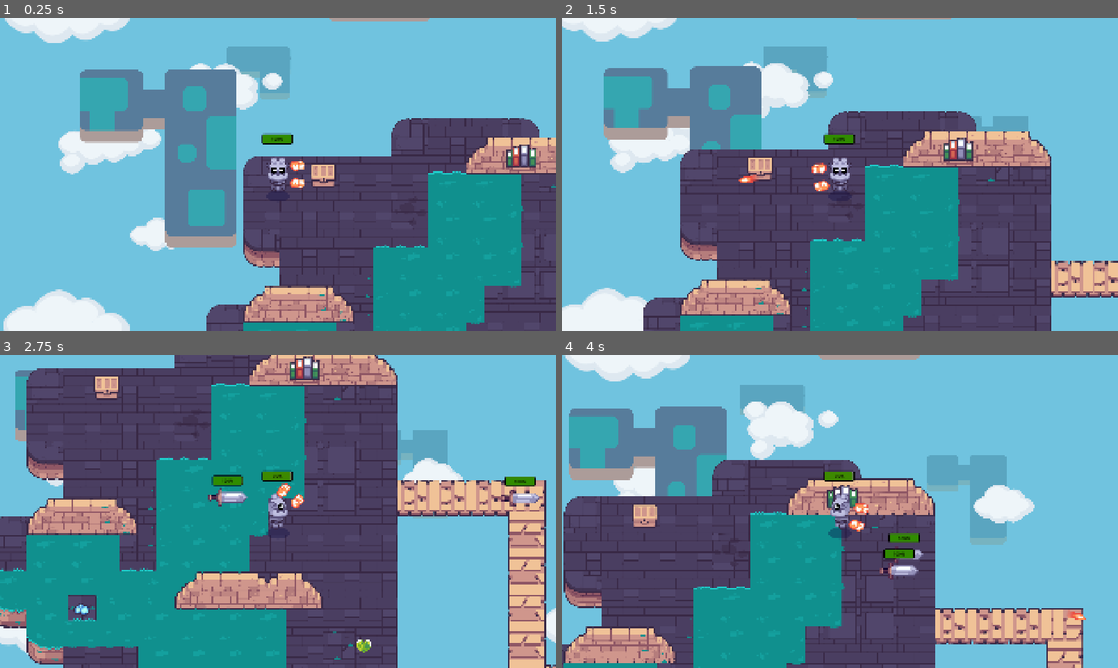
Above: before the commit, frames 1-4 (two rows, left to right).
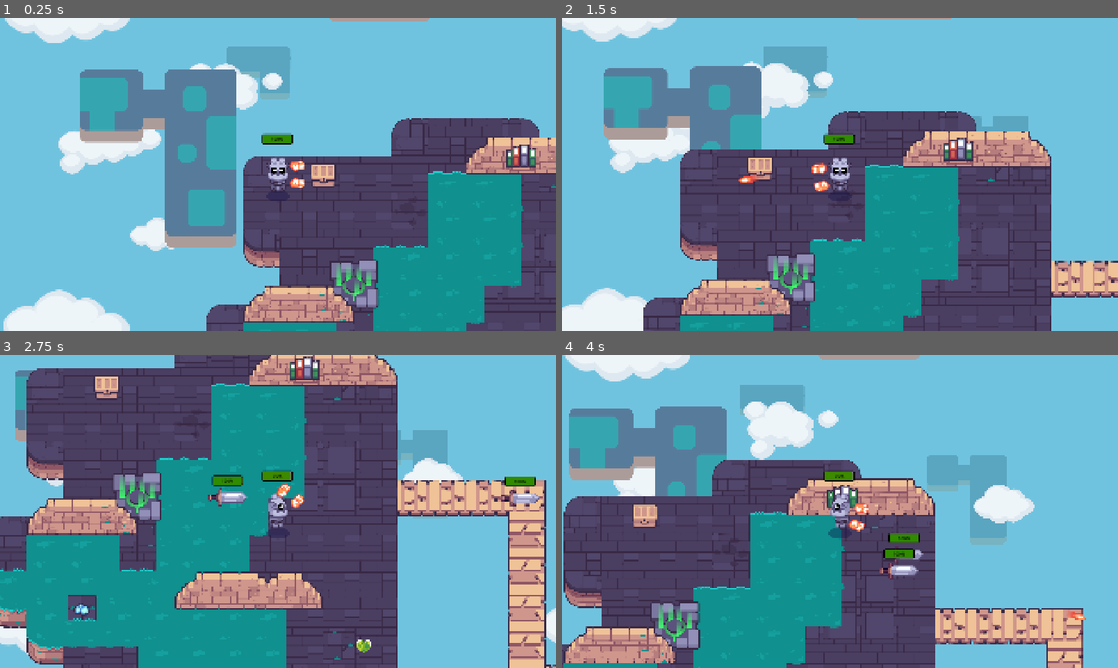
Above: after the commit, the same moments.

Repository: iFryTheReal/GDQuestTweenStick
Game: Godot game, scene res://levels/level_1.tscn
The game is run twice, just before and just after one commit, with the same random seed, the same clock (stepped at 60 frames per second) and the same inputs. The project has no main scene, so this scene is started directly. Sound files missing from this copy of the repository are replaced by a short silence.
Inputs (mouse positions are in pixels of both pictures, inside the frame that each line leads up to):
- Up to frame 1 (0.25 s): no input
- Up to frame 2 (1.5 s): tap Enter at 0.5 s; move the mouse to (962, 158) at 0.52 s; hold D (move_right) 0.53-1.28 s; hold E (interact) 0.53-1.28 s; click (962, 158) at 0.67 s; move the mouse to (728, 190) at 1.27 s; hold S (move_down) from 1.28 s (still down); tap Space (shoot) at 1.35 s
- Up to frame 3 (2.75 s): move the mouse to (333, 442) at 2.02 s; release S (move_down) at 2.03 s; hold D (move_right) from 2.03 s (still down); tap Z at 2.1 s
- Up to frame 4 (4 s): move the mouse to (812, 574) at 2.77 s; release D (move_right) at 2.78 s; hold W (move_up) 2.78-3.53 s; tap E (interact) at 2.85 s; click (812, 574) at 2.92 s; move the mouse to (1006, 558) at 3.52 s; hold A (move_left) from 3.53 s (still down); hold Space (shoot) from 3.53 s (still down)

The runs differ from the first frame. In frame 1, 1.1% of the frame differs, in the area x 59-69%, y 77-94%; in frame 2, 1.0%; in frame 3, 1.1%; in frame 4, 1.1%, in the area x 15-25%, y 78-95%.

Commit message:
Create teleporter scene and script toggle end menu

Diff:
--- /dev/null
+++ b/levels/level_1.gd
@@ -0,0 +1,7 @@
+extends Node2D
+
+@onready var end_menu: CenterContainer = $EndMenu
+@onready var _teleporter: Area2D = $Teleporter
+
+func _ready() -> void:
+	_teleporter.player_entered.connect(end_menu.make_visible)
--- a/levels/level_1.tscn
+++ b/levels/level_1.tscn
@@ -1,5 +1,6 @@
-[gd_scene load_steps=19 format=4 uid="uid://d4b3cog0cyker"]
+[gd_scene load_steps=22 format=4 uid="uid://d4b3cog0cyker"]
 
+[ext_resource type="Script" uid="uid://biklht0rdca1e" path="res://levels/level_1.gd" id="1_jkxa6"]
 [ext_resource type="PackedScene" uid="uid://wdey00p3syru" path="res://levels/background/background_blue_sky.tscn" id="1_n46q3"]
 [ext_resource type="PackedScene" uid="uid://cu2rb5dl4ljte" path="res://levels/rooms/room_a.tscn" id="2_btoec"]
 [ext_resource type="PackedScene" uid="uid://43ku0c7m8gqa" path="res://player/player.tscn" id="2_l53as"]
@@ -18,9 +19,12 @@
 [ext_resource type="Texture2D" uid="uid://dpvylwqlmap1n" path="res://levels/props/gems_blue_3.png" id="16_7nvrk"]
 [ext_resource type="Texture2D" uid="uid://dklu54qejca7p" path="res://levels/props/pot_clay_stacked.png" id="17_jkxa6"]
 [ext_resource type="Texture2D" uid="uid://cncfew4k5q8jk" path="res://levels/props/statue_ruin.png" id="18_w75he"]
+[ext_resource type="PackedScene" uid="uid://cojqqhb3k67q1" path="res://ui/end_menu.tscn" id="19_7nvrk"]
+[ext_resource type="PackedScene" uid="uid://bqwac15wys7j3" path="res://teleporter/teleporter.tscn" id="21_w75he"]
 
 [node name="Level 1" type="Node2D"]
 y_sort_enabled = true
+script = ExtResource("1_jkxa6")
 
 [node name="BackgroundBlueSky" parent="." instance=ExtResource("1_n46q3")]
 
@@ -105,3 +109,10 @@
 [node name="StatueRuin" type="Sprite2D" parent="."]
 position = Vector2(188, 2451)
 texture = ExtResource("18_w75he")
+
+[node name="EndMenu" parent="." instance=ExtResource("19_7nvrk")]
+visible = false
+top_level = true
+
+[node name="Teleporter" parent="." instance=ExtResource("21_w75he")]
+position = Vector2(430, 557)
--- /dev/null
+++ b/teleporter.gd
@@ -0,0 +1,9 @@
+extends Area2D
+
+signal player_entered
+
+func _ready() -> void:
+	body_entered.connect(func (body: Node) -> void :
+		if body is Player:
+			emit_signal("player_entered")
+	)
--- /dev/null
+++ b/teleporter/teleporter.tscn
@@ -0,0 +1,24 @@
+[gd_scene load_steps=5 format=3 uid="uid://bqwac15wys7j3"]
+
+[ext_resource type="Script" uid="uid://chefvinny07jy" path="res://teleporter.gd" id="1_ky83x"]
+[ext_resource type="Texture2D" uid="uid://cwurq7yvv5xdu" path="res://teleporter/teleporter_base.png" id="2_111yd"]
+[ext_resource type="Texture2D" uid="uid://cb5e2w7i8756i" path="res://teleporter/teleporter_beam_green.png" id="3_jn234"]
+
+[sub_resource type="CircleShape2D" id="CircleShape2D_tn6t4"]
+radius = 45.0
+
+[node name="Teleporter" type="Area2D"]
+collision_layer = 0
+script = ExtResource("1_ky83x")
+
+[node name="TeleporterBase" type="Sprite2D" parent="."]
+position = Vector2(80, 144)
+texture = ExtResource("2_111yd")
+
+[node name="TeleporterBeamGreen" type="Sprite2D" parent="."]
+position = Vector2(80, 144)
+texture = ExtResource("3_jn234")
+
+[node name="CollisionShape2D" type="CollisionShape2D" parent="."]
+position = Vector2(80, 144)
+shape = SubResource("CircleShape2D_tn6t4")
--- /dev/null
+++ b/ui/end_menu.gd
@@ -0,0 +1,20 @@
+extends CenterContainer
+
+@onready var _time: Label = %Time
+
+var start_time: float = 0.0
+
+func _ready() -> void:
+	start_time = Time.get_ticks_msec()
+
+func make_visible() -> void:
+	get_tree().paused = true
+	set_elapsed_time()
+	visible = true
+
+func set_elapsed_time() -> void:
+	var elapsed_time_ms: float = 0.0
+	elapsed_time_ms = Time.get_ticks_msec() - start_time
+	var elapsed_time_s: float = elapsed_time_ms / 1000
+	elapsed_time_s = snappedf(elapsed_time_s, 0.01)
+	_time.text = "Time : " + str(elapsed_time_s) + "s"
--- a/ui/end_menu.tscn
+++ b/ui/end_menu.tscn
@@ -1,6 +1,7 @@
-[gd_scene load_steps=9 format=3 uid="uid://cojqqhb3k67q1"]
+[gd_scene load_steps=10 format=3 uid="uid://cojqqhb3k67q1"]
 
 [ext_resource type="FontFile" uid="uid://djfuvgrnv54kr" path="res://common/title_font.tres" id="1_4ksec"]
+[ext_resource type="Script" uid="uid://bilc28thtpgl4" path="res://ui/end_menu.gd" id="2_bje0f"]
 
 [sub_resource type="StyleBoxFlat" id="StyleBoxFlat_bje0f"]
 bg_color = Color(0.6, 0.6, 0.6, 0)
@@ -45,6 +46,7 @@
 grow_horizontal = 2
 grow_vertical = 2
 theme = SubResource("Theme_mv1gt")
+script = ExtResource("2_bje0f")
 
 [node name="Panel" type="PanelContainer" parent="."]
 layout_mode = 2
@@ -60,7 +62,8 @@
 text = "You won !"
 horizontal_alignment = 1
 
-[node name="ElapsedTime" type="Label" parent="Panel/VBoxContainer"]
+[node name="Time" type="Label" parent="Panel/VBoxContainer"]
+unique_name_in_owner = true
 layout_mode = 2
 theme_override_font_sizes/font_size = 40
 text = "Time : s"
Not shown, added: levels/level_1.gd.uid
Not shown, added: teleporter.gd.uid
Not shown, added: ui/end_menu.gd.uid
